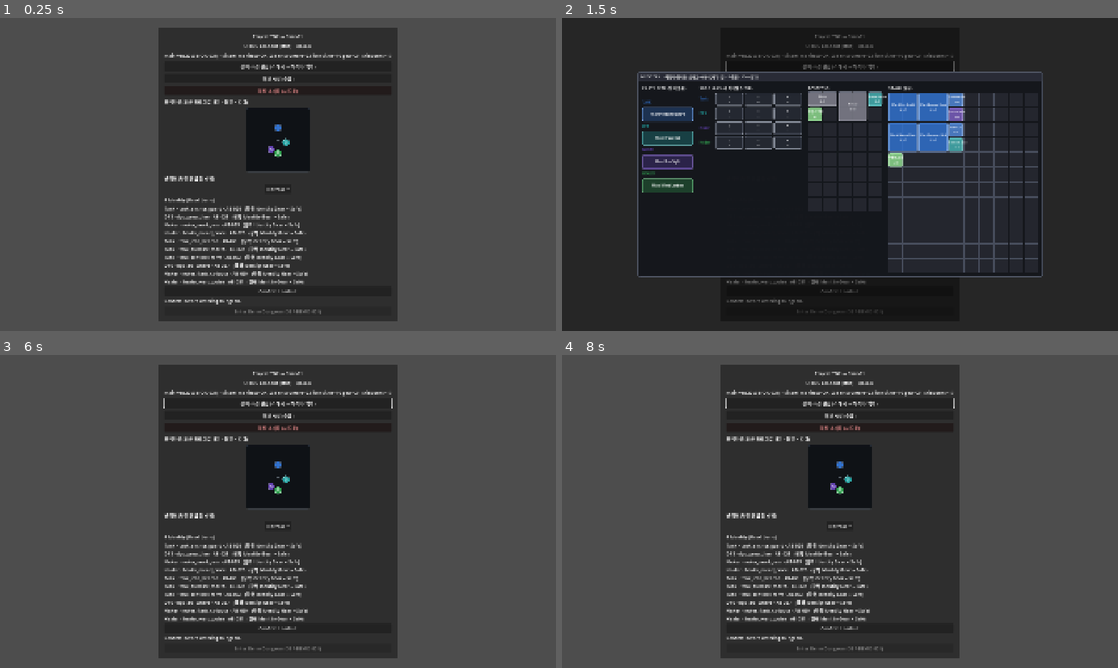
Above: before the commit, frames 1-4 (two rows, left to right).
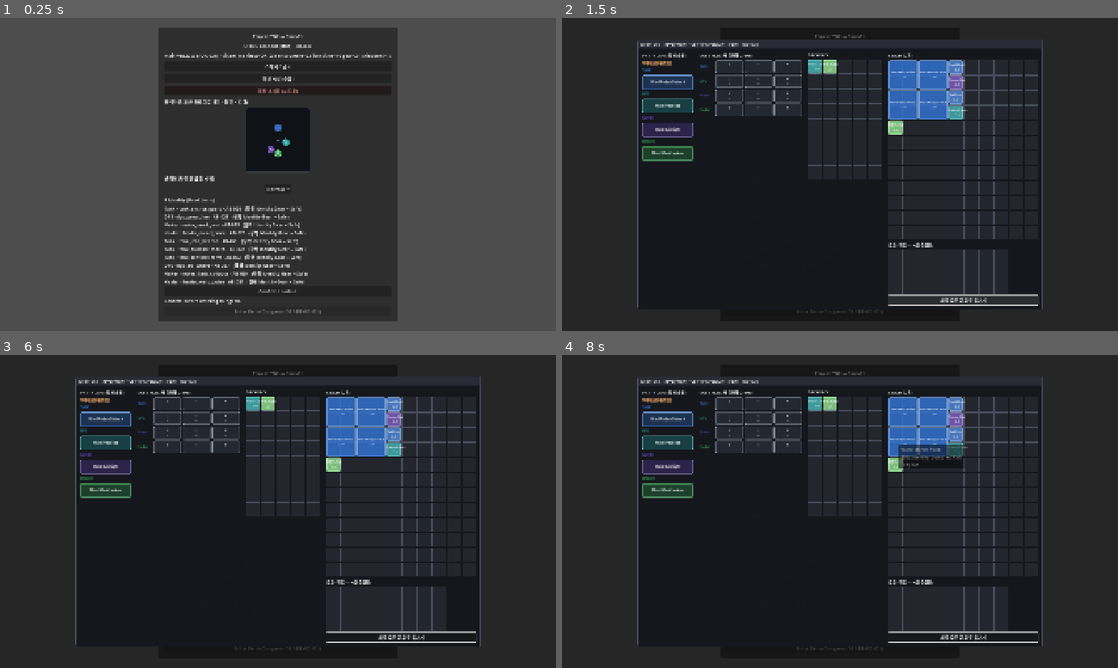
Above: after the commit, the same moments.

Repository: haepari1019/project_tdc_game
Game: Godot game, scene res://scenes/main.tscn
Same seed, same stepped clock (60 frames per second), same inputs: the game is played once before the commit and once after it.
Inputs (mouse positions are in pixels of both pictures, inside the frame that each line leads up to):
- Up to frame 1 (0.25 s): no input
- Up to frame 2 (1.5 s): click "장비·스킬 편집 (스태시 → 캐릭터/백팩)" (after the commit: "스태시 / 금고") at 0.5 s; click (962, 299) at 1.25 s, where only the run after the commit has a clickable "재료 모두 금고로 옮기기"
- Up to frame 3 (6 s): click "Normal" at 2 s; click "Normal" at 2.75 s; click "허브 시설 (승급)" at 3.5 s; click "저장 초기화 (시드로)" at 4.25 s; click "Confirm Loadout" at 5 s; tap Enter at 5.75 s; drag from (278, 477) to (333, 442) at 5.77 s
- Up to frame 4 (8 s): tap Space at 6.5 s; drag from (728, 527) to (812, 574) at 6.52 s; tap Enter at 7.25 s; move the mouse to (895, 442) at 7.27 s; hold D (move_right) from 7.28 s (still down); hold G (toggle_formation_priority) from 7.28 s (still down)

The runs differ from the first frame. In frame 1, 0.1% of the frame differs, in the area x 43-57%, y 14-17%; in frame 2, 14%; in frame 3, 80%; in frame 4, 80%, in the area x 0-100%, y 0-100%.

Commit message:
feat: 재료 금고 일원화 + 스태시/금고 편집창 + 잡템 제거 + 인벤 복제버그 수정
허브 인벤 정리 — 의미없는 잡템 제거, 승급 재료(haul)를 금고(HubProfile vault)로
일원화하고 런 종료 후 한 번에 입금하는 흐름 + 드래그 복제 버그 수정. (사용자 요청)

- 잡템 제거: 백팩 시드(Pistol/Armor) + loot_service generic 폴백(Ammo/Medkit/
  Scrap/Cell) 삭제 → 처치 루트는 스킬북/장비만, ENC클리어는 haul. 죽은 툴팁 정리.
- 재료=금고 일원화: 별도 stash.haul 제거. 재료 저장소는 HubProfile 금고 하나.
- 추출 자동 금고행 제거(run_end_controller): 재료는 백팩에 Safe로 귀환 → 수동 입금.
- 스태시/금고 편집창(InventoryUI): "장비·스킬 편집"→"스태시/금고" 개명. 창고(스태시)
  아래에 금고(재료) 그리드를 위아래로 함께 표시(탭X, 읽기전용) + "재료 모두 금고로
  옮기기" 버튼(백팩 haul→금고 일괄 입금 + 퀘스트 재평가 + 영속).
- 복제 버그 수정: 재료를 창고로 드롭→거부 시 조기 return이 드래그 정리를 건너뛰어
  다음 클릭에 복제되던 것 → placed=true 폴백으로 공통 정리 실행.
- 금고 표시: haul 스택도 수량(×N) 표시(기존엔 소비만 표시 → 1처럼 보임).
- 승급 패널: 무료 재료 +/−/채우기(테스트) 제거 → 보유/필요 읽기전용. 재료는 실제
  적재분으로만 승급(무료 생성 금지).

검증: ci_smoke PASS(허브 부팅·hub_smoke 포함) + 런타임(편집창 금고 표시·haul 라벨
×N·금고버튼 API) 스모크. 스펙 무편집 — 인벤/허브 UI presentation·flow.

Co-Authored-By: Claude Opus 4.8 <noreply@anthropic.com>

Diff:
--- a/scripts/autoload/backpack.gd
+++ b/scripts/autoload/backpack.gd
@@ -37,11 +37,9 @@
 	if _seeded:
 		return
 	_seeded = true
-	# loose carry seed = the demo starting kit: gear + skillbook + consumables, all unified into
-	# the Backpack (I3 — consumables persist as loose, no separate seed/RunLoadout path).
+	# loose carry seed = the demo starting kit. ONLY functional items now (no generic filler):
+	# lootable skillbook + revive consumable. Gear lives in equipped; haul drops in-run. (사용자 요청)
 	loose = [
-		{"id": "Pistol", "kind": "generic", "w": 2, "h": 1, "at_risk": true},
-		{"id": "Armor", "kind": "generic", "w": 2, "h": 2, "at_risk": true},
 		{"id": "Ember Lance", "kind": "skillbook", "base_ability_id": "AB-037", "charges": 8, "charges_max": 8, "w": 1, "h": 1, "at_risk": true},
 		{"id": "con_revive_scroll", "kind": "consumable", "consumable_id": "con_revive_scroll", "count": 3, "w": 1, "h": 1},
 	]
--- a/scripts/autoload/stash.gd
+++ b/scripts/autoload/stash.gd
@@ -7,6 +7,7 @@
 var gear: Array = []               # owned base_gear_id strings (Identity Gear)
 var skillbooks: Array = []         # owned base_ability_id strings (skillbooks)
 var consumables: Dictionary = {}   # consumable_id -> count owned
+# 재료(haul)는 일반 스태시가 아니라 HubProfile 금고(vault)에 일원화 — 별도 store 두지 않음(혼란 방지).
 
 # 영속 = SaveProfile 단일 파일(user://save.json)의 "stash" 섹션 (구 user://stash.json은 1회 마이그레이션).
 var _seeded: bool = false
--- a/scripts/main.gd
+++ b/scripts/main.gd
@@ -64,7 +64,7 @@
 	_stash_src = StashSource.new()
 	_stash_src.items = _build_stash_items()
 	var edit := Button.new()
-	edit.text = "장비·스킬 편집 (스태시 → 캐릭터/백팩)"
+	edit.text = "스태시 / 금고"   # 스태시(창고)+금고(재료)를 위아래로 함께 편집 — '재료 모두 금고로' 버튼 내장
 	edit.pressed.connect(_open_loadout_editor)
 	$Panel/Margin/VBox.add_child(edit)
 	$Panel/Margin/VBox.move_child(edit, _loadout.get_index())  # stash editor ABOVE the confirm
--- a/scripts/run/loot_service.gd
+++ b/scripts/run/loot_service.gd
@@ -1,18 +1,12 @@
 extends Node3D
 ## Per-kill loot drops (F-009 / F-010) — on CombatController.enemy_defeated, rolls one drop
-## (skillbook from the enemy's lootable AB > gear > generic item) and spawns an ItemDrop world
+## (skillbook from the enemy's lootable AB > gear; else NO drop) and spawns an ItemDrop world
 ## pickup at the death position. setup(inventory_ui); connect combat.enemy_defeated → on_enemy_defeated.
+## (generic filler loot removed per 사용자 요청 — only lootable skill / 장비 / haul(ENC clear) drop.)
 
 const ItemDrop := preload("res://scripts/world/objects/item_drop.gd")
 const UnitVisuals := preload("res://scripts/core/unit_visuals.gd")
 
-## PH loot table — a defeated enemy drops one of these as a world pickup. ref: F-010.
-const LOOT_TABLE: Array = [
-	{"id": "Ammo", "w": 1, "h": 1, "color": Color(0.80, 0.55, 0.30)},
-	{"id": "Medkit", "w": 1, "h": 1, "color": Color(0.85, 0.30, 0.30)},
-	{"id": "Scrap", "w": 1, "h": 1, "color": Color(0.55, 0.58, 0.62)},
-	{"id": "Cell", "w": 1, "h": 2, "color": Color(0.62, 0.45, 0.82)},
-]
 ## PH gear-loot pool — dungeon-dropped Identity Gear (F-008 §3.3 / DEC-20260611-001; looted =
 ## At Risk). Same-role (Tank) equippable + cross-role (Healer) to show the equipClasses reject.
 const GEAR_LOOT: Array = ["gear_ward_tank_anchor_set", "gear_ward_healer_mend_set"]
@@ -51,7 +45,7 @@
 
 
 ## Per-kill roll: (1) skillbook — if this enemy USES a lootable AB, roll for that AB
-## (F-009/DEC-20260611-002); (2) else gear; (3) else generic item.
+## (F-009/DEC-20260611-002); (2) else gear; (3) else NO drop ({} = nothing spawns).
 func _roll_loot_def(ability_refs: Array) -> Dictionary:
 	var lootable: Array = []
 	for r in ability_refs:
@@ -61,7 +55,7 @@
 		return _make_skillbook_drop_def(String(lootable[randi() % lootable.size()]))
 	if randf() < GEAR_DROP_CHANCE and not GEAR_LOOT.is_empty():
 		return _make_gear_drop_def(String(GEAR_LOOT[randi() % GEAR_LOOT.size()]))
-	return (LOOT_TABLE[randi() % LOOT_TABLE.size()] as Dictionary).duplicate()
+	return {}   # no generic filler — nothing drops
 
 
 ## ENC(분대) 클리어 → HUB-COR-000 §3 ENC별 haul 드롭표를 각 행 1회 롤 → 클리어 지점에 재획득
--- a/scripts/run/run_end_controller.gd
+++ b/scripts/run/run_end_controller.gd
@@ -108,13 +108,9 @@
 	var bp_eq := get_node_or_null("/root/Backpack")
 	if bp_eq != null:
 		bp_eq.capture_from_party(_party)             # 추출 = 장착 기어+서브 유지 → Backpack.equipped
-	# haulMaterial: 런 인벤(At-Risk) → hubHaulVault(Safe), 런에서 제거 (F-029 §3.2 / D-029 §4).
-	# HubProfile은 런타임 경로로 — 스테일 에디터(신규 autoload 미등록)에서도 컴파일/실행되게.
+	# 재료(haul): 자동 금고행 제거 — 추출 시 백팩에 Safe로 남고, 허브에서 '재료 모두 금고로' 버튼으로
+	# 일괄 입금(사용자 요청: 런 끝난 후 한 번에 금고로). collect_haul은 읽기 전용 → 정산 요약 표시용.
 	var haul: Dictionary = _inv.collect_haul() if _inv.has_method("collect_haul") else {}
-	var hub: Node = get_node_or_null("/root/HubProfile")
-	if hub != null:
-		for hid in haul:
-			hub.add_haul(String(hid), int(haul[hid]))
 	var partial := not casualties.is_empty()
 	_run.settle_extraction({
 		"result": "Partial Extraction Success" if partial else "Extraction Success",
--- a/scripts/ui/hub_facilities_panel.gd
+++ b/scripts/ui/hub_facilities_panel.gd
@@ -1,7 +1,8 @@
 extends Control
 ## UI-029 Hub Map (시설 progression) — 시설을 골라 다음 Tier 요구(QuestGate + HaulGate)를 보고,
 ## 충족 시 승급한다. 승급 규칙·소모는 HubProfile(D-029 §5). 데이터는 Slice01Data. ref: F-029.
-## 데모 편의: 상세 패널에서 선택 시설의 재료를 직접 ±/채움(테스트). 충족 가능 퀘스트는 자동완료(B4-lite).
+## 재료는 읽기 전용 표시(보유/필요) — 무료 ±/채우기 제거(런 회수 → '재료 모두 금고로'로만 적재).
+## 충족 가능 퀘스트는 자동완료(B4-lite).
 
 const FACILITY_ORDER := ["barracks", "stash", "scriptorium", "scribe_shop", "armory", "quartermaster", "smithy", "chapel"]
 const OK := Color(0.62, 1.0, 0.62)
@@ -153,40 +154,17 @@
 		var done: bool = _hub.is_quest_done(q)
 		var qr: Dictionary = Slice01Data.get_quest(q)
 		_lbl("  퀘스트 %s %s — %s" % [q, ("✓" if done else "✗"), String(qr.get("one_liner", ""))], OK if done else BAD)
-	# haul gate — 선택 시설 요구 재료만, 행마다 ± (테스트). + 는 이 시설 요구량에서 멈춤.
+	# haul gate — 선택 시설 요구 재료 vs 보유(금고). 읽기 전용: 재료는 런에서 회수 → '재료 모두 금고로'로
+	# 적재해야 채워진다(여기서 무료로 +/채우기 금지 — 사용자 지적). have/need만 표시.
 	var haul: Dictionary = nxt.get("haul", {})
 	if not haul.is_empty():
-		_lbl("  필요 재료:", DIM)
+		_lbl("  필요 재료 (금고 보유 / 필요):", DIM)
 	for hid in haul:
 		var id: String = hid
 		var need: int = int(haul[id])
 		var have: int = _hub.vault_count(id)
 		var hm: Dictionary = Slice01Data.get_haul_material(id)
-		var row := HBoxContainer.new()
-		var l := Label.new()
-		l.text = "    %s  %d / %d" % [String(hm.get("display", id)), have, need]
-		l.custom_minimum_size = Vector2(230, 0)
-		l.modulate = OK if have >= need else BAD
-		row.add_child(l)
-		var minus := Button.new()
-		minus.text = "−"
-		minus.custom_minimum_size = Vector2(34, 0)
-		minus.disabled = have <= 0
-		minus.pressed.connect(_hub.remove_haul.bind(id, 1))
-		row.add_child(minus)
-		var plus := Button.new()
-		plus.text = "+"
-		plus.custom_minimum_size = Vector2(34, 0)
-		plus.disabled = have >= need   # 이 시설 요구량 이상으로는 안 들어감
-		plus.pressed.connect(_haul_inc.bind(id, need))
-		row.add_child(plus)
-		_detail.add_child(row)
-	# 테스트: 이 시설 요구분만 한 번에 채움 (다른 시설 재료는 안 건드림)
-	if not haul.is_empty():
-		var fill := Button.new()
-		fill.text = "이 시설 재료 채우기 (테스트)"
-		fill.pressed.connect(_haul_fill_selected)
-		_detail.add_child(fill)
+		_lbl("    %s  %d / %d" % [String(hm.get("display", id)), have, need], OK if have >= need else BAD)
 	# upgrade
 	var up := Button.new()
 	up.text = "승급" if bool(chk.get("ok", false)) else "승급 불가"
@@ -206,25 +184,6 @@
 	_vault.text = "Vault (Safe): " + "   ".join(parts)
 
 
-## +1, but never above this facility's requirement (cap).
-func _haul_inc(id: String, cap: int) -> void:
-	if _hub.vault_count(id) < cap:
-		_hub.add_haul(id, 1)
-
-
-## Grant exactly the SELECTED facility's next-tier haul requirement (테스트) — 다른 시설 재료는 그대로.
-func _haul_fill_selected() -> void:
-	var chk: Dictionary = _hub.upgrade_check(_sel)
-	if String(chk.get("reason", "")) == "max":
-		return
-	var nxt: Dictionary = Slice01Data.get_facility_tier(_sel, int(chk.get("next_tier", 0)))
-	for hid in nxt.get("haul", {}):
-		var id: String = hid
-		var deficit: int = int(nxt["haul"][id]) - _hub.vault_count(id)
-		if deficit > 0:
-			_hub.add_haul(id, deficit)
-
-
 func _lbl(text: String, col: Color, font_sz: int = 0) -> void:
 	var l := Label.new()
 	l.text = text
--- a/scripts/ui/inventory/inventory_grid.gd
+++ b/scripts/ui/inventory/inventory_grid.gd
@@ -11,16 +11,10 @@
 const C_OK := Color(0.30, 0.85, 0.40, 0.40)
 const C_BAD := Color(0.95, 0.25, 0.20, 0.45)
 
-## Optional flavor blurb per item id, for the hover tooltip (PH).
+## Optional flavor blurb per item id, for the hover tooltip (PH). Generic-loot entries removed —
+## only real items remain (Key = sealed-door key). Functional items show their own id/name.
 const ITEM_DESC := {
 	"Key": "봉인문을 여는 열쇠",
-	"Medkit": "치료 키트",
-	"Ammo": "탄약",
-	"Cell": "에너지 셀 — 보조 임무 수집품",
-	"Scrap": "잡동사니 부품",
-	"Pistol": "권총",
-	"Armor": "방어구",
-	"Rifle": "소총",
 }
 
 var cols := 5
@@ -189,9 +183,10 @@
 	return p
 
 
-## Item tile caption: consumables show the stack count; others show their footprint.
+## Item tile caption: stacked kinds (consumable·haul) show the count; others show their footprint.
 func _node_label(item: Dictionary) -> String:
-	if String(item.get("kind", "")) == "consumable":
+	var kind := String(item.get("kind", ""))
+	if kind == "consumable" or kind == "haul":
 		return "%s\nx%d" % [String(item.id), int(item.get("count", 1))]
 	return "%s\n%d×%d" % [String(item.id), int(item.w), int(item.h)]
 
--- a/scripts/ui/inventory/inventory_ui.gd
+++ b/scripts/ui/inventory/inventory_ui.gd
@@ -28,6 +28,11 @@
 var _loot_label: Label
 var _chest: Node = null          # currently looted chest (null = none)
 var _loot_is_stash: bool = false # the loot grid currently shows the persistent Stash (hub), not a chest
+# 금고(재료) — 스태시 편집 시 stash 그리드 '아래'에 함께 표시(탭 대신). 읽기 전용 표시(_grids 미등록 →
+# 드롭 대상 아님, _on_item_pressed에서 드래그 차단) + '재료 모두 금고로' 버튼이 유일 입금 경로.
+var _vault: InventoryGrid = null
+var _vault_label: Label = null
+var _haul_deposit_btn: Button = null
 
 # Active item drag (across containers).
 var _drag: Dictionary = {}
@@ -87,6 +92,14 @@
 	for it in chest.items:
 		_loot.place((it as Dictionary).duplicate(), int(it.col), int(it.row))
 	_loot_box.visible = true
+	# 금고(재료) 섹션 — 스태시 편집일 때만 stash 아래에 함께 표시. 월드 상자엔 숨김.
+	_vault_label.visible = _loot_is_stash
+	_vault.visible = _loot_is_stash
+	_haul_deposit_btn.visible = _loot_is_stash
+	if _loot_is_stash:
+		_populate_vault()
+	else:
+		_vault.clear()
 	_open()
 
 
@@ -318,6 +331,55 @@
 func make_consumable_stash_item(consumable_id: String, count: int) -> Dictionary:
 	var m := Slice01Data.get_consumable_master(consumable_id)
 	return ItemFactory.consumable_item(m, count) if not m.is_empty() else {}
+
+
+func make_haul_stash_item(haul_material_id: String, count: int) -> Dictionary:
+	var m := Slice01Data.get_haul_material(haul_material_id)
+	if m.is_empty():
+		return {}
+	var it := ItemFactory.haul_item(haul_material_id, String(m.get("display", haul_material_id)), false)
+	it["count"] = count       # stash haul stacks (count badge like consumables)
+	it["max_stack"] = 99
+	return it
+
+
+## 금고(재료) 표시 갱신 — HubProfile.hub_haul_vault → _vault 그리드(읽기 전용).
+func _populate_vault() -> void:
+	if _vault == null:
+		return
+	_vault.clear()
+	var hub := get_node_or_null("/root/HubProfile")
+	if hub == null:
+		return
+	var vault: Dictionary = hub.hub_haul_vault if "hub_haul_vault" in hub else {}
+	var i := 0
+	for hid in vault:
+		var it := make_haul_stash_item(String(hid), int(vault[hid]))
+		if it.is_empty():
+			continue
+		@warning_ignore("integer_division")
+		_vault.place(it, i % int(_vault.cols), i / int(_vault.cols))
+		i += 1
+
+
+## '재료 모두 금고로' — 백팩의 모든 haul → HubProfile 금고로 일괄 입금. 백팩 그리드에서 제거 + 금고 표시
+## 갱신 + 퀘스트 재평가 + 백팩 영속. 런 끝난 뒤 한 번 누르면 재료가 전부 금고로 (사용자 요청).
+func _deposit_all_haul() -> void:
+	var hub := get_node_or_null("/root/HubProfile")
+	if hub == null or _backpack == null:
+		return
+	var moved := 0
+	for it in _backpack.items.duplicate():
+		if String(it.get("kind", "")) == "haul" and String(it.get("haul_material_id", "")) != "":
+			hub.add_haul(String(it.get("haul_material_id", "")), int(it.get("count", 1)))
+			moved += int(it.get("count", 1))
+			_backpack.lift(it)
+	if moved > 0:
+		if hub.has_method("evaluate_quests"):
+			hub.evaluate_quests()
+		_populate_vault()
+		commit_loose_to_backpack()   # 백팩에서 haul 제거 → 즉시 영속(Backpack.loose)
+	_msg("재료 %d개 금고로 옮김" % moved if moved > 0 else "백팩에 옮길 재료 없음")
 
 
 
@@ -429,6 +491,20 @@
 	_loot = lt_box[1]
 	_loot_box.visible = false
 
+	# 금고(재료) — stash 그리드 '아래'에 위아래로 함께(탭 X). 읽기 전용 표시 + 일괄 입금 버튼.
+	# (스태시 편집(is_stash_source)일 때만 보임. 월드 상자 looting 시엔 숨김.)
+	_vault_label = Label.new()
+	_vault_label.text = "금고 (재료 — 시설 승급용)"
+	_vault_label.add_theme_font_size_override("font_size", 14)
+	_loot_box.add_child(_vault_label)
+	_vault = InventoryGrid.new()
+	_vault.setup(self, 8, 3, CELL, GAP)   # 8×3 표시용 — _grids에 넣지 않음(드롭 대상/드래그 비활성)
+	_loot_box.add_child(_vault)
+	_haul_deposit_btn = Button.new()
+	_haul_deposit_btn.text = "재료 모두 금고로 옮기기"
+	_haul_deposit_btn.pressed.connect(_deposit_all_haul)
+	_loot_box.add_child(_haul_deposit_btn)
+
 
 ## Returns [VBox wrapper, InventoryGrid, Label].
 func _make_container(parent: Node, title_text: String, cols: int, rows: int) -> Array:
@@ -451,6 +527,8 @@
 func _on_item_pressed(event: InputEvent, grid: InventoryGrid, item: Dictionary) -> void:
 	if not (event is InputEventMouseButton):
 		return
+	if grid == _vault:
+		return  # 금고(재료)는 읽기 전용 표시 — 드래그/우클릭 비활성(입금은 '재료 모두 금고로' 버튼)
 	var mb := event as InputEventMouseButton
 	if not mb.pressed or not _drag.is_empty():
 		return
@@ -698,16 +776,15 @@
 		var target := _grid_under(mouse)
 		if target != null:
 			var c := target.cell_from_global_topleft(topleft)
-			# 스태시 입금 가드 — 기어·스킬북·소비만 보관(deploy 동기화가 이 3종을 Stash에 반영, I4부터 기어 포함).
-			# generic/haul은 스태시 카테고리가 없어 넣으면 손실 → 반환. 스태시 내부 재배치(grid)만 예외.
+			# 스태시(창고) 입금 가드 — 기어·스킬북·소비만(deploy 동기화 3종). 재료(haul)는 일반 스태시가
+			# 아니라 HubProfile 금고로 일원화 → '재료 모두 금고로' 버튼/금고 탭 사용. 스태시 내부 재배치는 예외.
 			var rearrange_in_stash: bool = _from == _loot and String(_drag_src.get("kind", "grid")) == "grid"
 			if target == _loot and _loot_is_stash and not rearrange_in_stash \
 					and not (String(_drag.get("kind", "")) in ["gear", "skillbook", "consumable"]):
-				_msg("기어·스킬북·소비만 스태시에 보관할 수 있습니다")
+				_msg("창고엔 기어·스킬북·소비만 — 재료(haul)는 금고/버튼으로")
 				_revert_drag()
-				for g: InventoryGrid in _grids:
-					g.clear_preview()
-				return
+				placed = true   # 원위치 복귀 후 아래 공통 정리로 폴백 — 조기 return을 하면 드래그 상태/비주얼이
+				# 남아 다음 클릭에 한 번 더 놓여 '복제'되던 버그. placed=true는 재배치만 건너뜀.
 			# consumable merge: dropping onto a same-id stack combines (≤ max_stack).
 			if String(_drag.get("kind", "")) == "consumable":
 				var dest: Dictionary = target.item_at(int(c.x), int(c.y))
